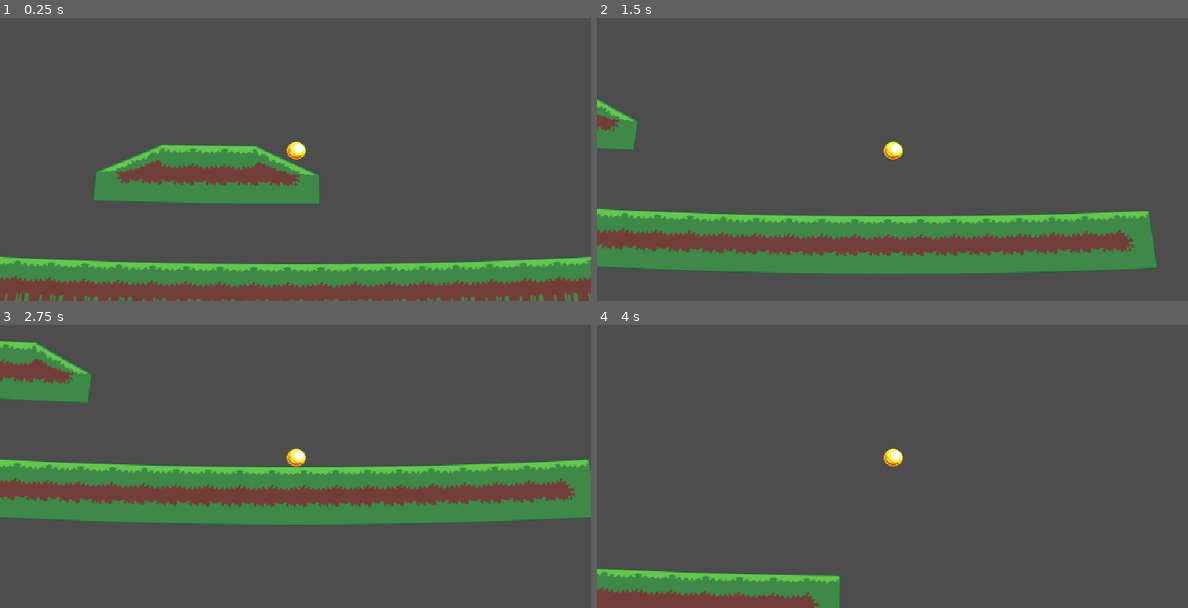
Above: before the commit, frames 1-4 (two rows, left to right).
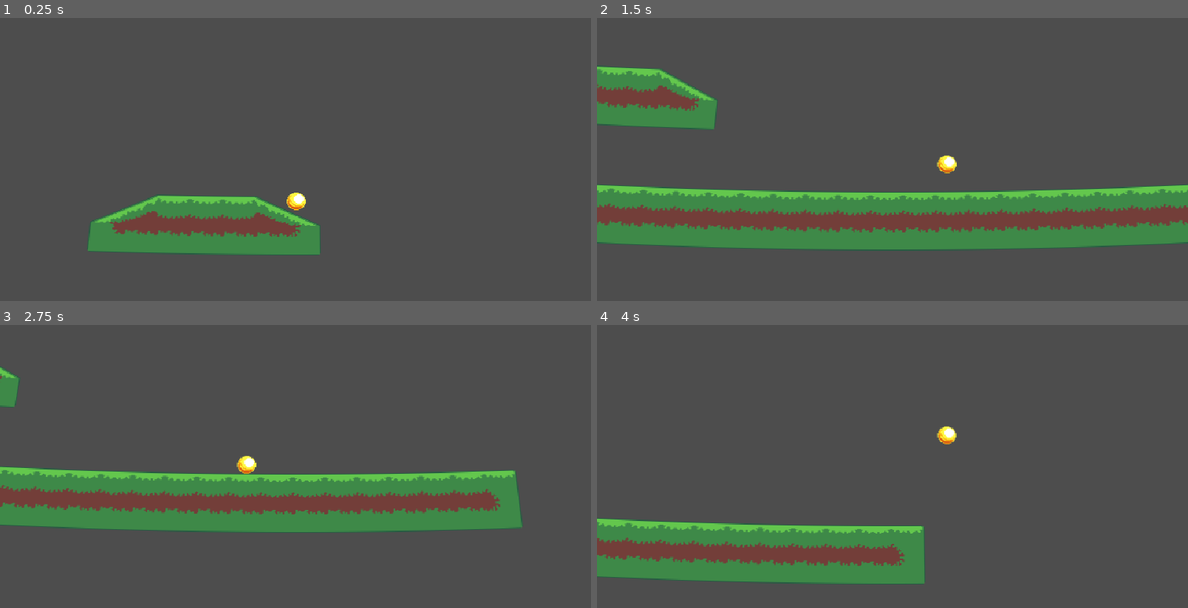
Above: after the commit, the same moments.

Repository: Codex112008/GMTK-2025-Game-Jam
Game: Godot game, scene res://Scenes/Game.tscn
Same seed, same stepped clock (60 frames per second), same inputs: the game is played once before the commit and once after it.
Inputs:
- Up to frame 1 (0.25 s): no input
- Up to frame 2 (1.5 s): hold D (right) from 0.53 s (still down); tap Space (jump) at 0.6, 0.77, 1.07, 1.35 s
- Up to frame 3 (2.75 s): tap Space (jump) at 1.52, 1.82, 2.1 s; release D (right) at 2.03 s; hold A (left) from 2.03 s (still down)
- Up to frame 4 (4 s): release A (left) at 2.78 s; hold D (right) from 2.78 s (still down); tap Space (jump) at 2.85, 3.02, 3.32, 3.6, 3.77 s

The runs differ from the first frame. In frame 1, 27% of the frame differs, in the area x 0-100%, y 43-100%; in frame 2, 30%, in the area x 0-100%, y 16-91%; in frame 3, 17%; in frame 4, 15%.

Commit message:
Added variable jump and made movement acceleration based

Diff:
--- a/Scenes/Game.tscn
+++ b/Scenes/Game.tscn
@@ -31,3 +31,4 @@
 
 [node name="camera2d" type="Camera2D" parent="Player"]
 position = Vector2(0, -16)
+position_smoothing_enabled = true
--- a/Scenes/Player.tscn
+++ b/Scenes/Player.tscn
@@ -5,10 +5,11 @@
 
 [sub_resource type="RectangleShape2D" id="RectangleShape2D_dewec"]
 
-[node name="Player" type="CharacterBody2D" node_paths=PackedStringArray("coyote_timer", "prejump_timer")]
+[node name="Player" type="CharacterBody2D" node_paths=PackedStringArray("coyote_timer", "jump_buffer_timer", "short_jump_timer")]
 script = ExtResource("1_kyqiw")
 coyote_timer = NodePath("Timers/CoyoteTimer")
-prejump_timer = NodePath("Timers/PreJumpTimer")
+jump_buffer_timer = NodePath("Timers/JumpBufferTimer")
+short_jump_timer = NodePath("Timers/ShortJumpTimer")
 
 [node name="CollisionShape2D" type="CollisionShape2D" parent="."]
 shape = SubResource("RectangleShape2D_dewec")
@@ -22,10 +23,10 @@
 wait_time = 0.2
 one_shot = true
 
-[node name="PreJumpTimer" type="Timer" parent="Timers"]
+[node name="JumpBufferTimer" type="Timer" parent="Timers"]
 wait_time = 0.1
 one_shot = true
 
-[node name="JumpTimer" type="Timer" parent="Timers"]
-wait_time = 0.8
+[node name="ShortJumpTimer" type="Timer" parent="Timers"]
+wait_time = 0.3
 one_shot = true
--- a/Scripts/PlayerController.gd
+++ b/Scripts/PlayerController.gd
@@ -2,45 +2,55 @@
 
 
 @export var speed : float = 300.0
-@export var jump_strength : float = 400
-@export var gravity : float = 1600
+@export var acceleration : float = 10.0
+@export var jump_strength : float = 400.0
+@export var gravity : float = 1600.0
+@export var friction : float = 20.0 # Basically deceleration
 
 @export_group("References")
 @export var coyote_timer : Timer
-@export var prejump_timer : Timer
+@export var jump_buffer_timer : Timer
+@export var short_jump_timer : Timer
 
 func _physics_process(delta: float) -> void:
 	# Add the gravity.
 	if not is_on_floor():
 		if velocity.y < 0:
 			velocity += Vector2.DOWN * gravity * delta
-		else:
+		else: # Fast gravity if already moving down
 			velocity += Vector2.DOWN * gravity * 2 * delta
 
-	# Handle jump.
+
+	# Start coyote time before walking off edges and buffer timer if jump is clicked before landing
 	if is_on_floor():
 		coyote_timer.start()
 	elif Input.is_action_just_pressed("jump"):
-		prejump_timer.start()
+		jump_buffer_timer.start()
 
-	# for jump consistency
+	# Still jump if have cyote time or buffered jump
 	if coyote_timer.time_left != 0 and Input.is_action_just_pressed("jump"):
 		jump()
 		coyote_timer.stop()
-	if prejump_timer.time_left !=0 and is_on_floor():
+	if jump_buffer_timer.time_left != 0 and is_on_floor():
 		jump()
-		prejump_timer.stop()
+		jump_buffer_timer.stop()
+
+	# If release jump quiclky then add downward force for variable jump height
+	# mark brown told me to do this i did the platformer toolkit thingie
+	if (Input.is_action_just_released("jump") && short_jump_timer.time_left != 0):
+		velocity.y += jump_strength / 2 # this value can be tweaked
+
 
 	# Get the input direction and handle the movement/deceleration.
-	# As good practice, you should replace UI actions with custom gameplay actions.
 	var direction := Input.get_axis("left", "right")
 	if direction:
-		velocity.x = direction * speed
+		velocity.x = lerpf(velocity.x, direction * speed, delta * acceleration)
 	else:
-		velocity.x = move_toward(velocity.x, 0, speed)
+		velocity.x = lerpf(velocity.x, 0, delta * friction)
 
 	move_and_slide()
 
 func jump():
+	short_jump_timer.start()
 	velocity.y = -jump_strength;
 	# velocity.y = -jump_strength
